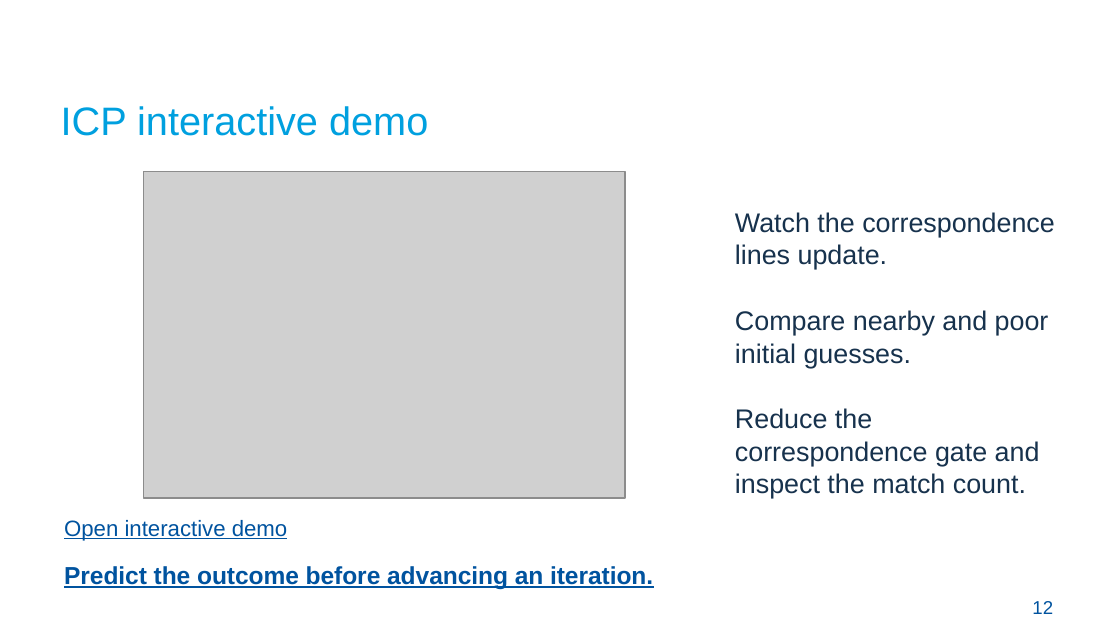
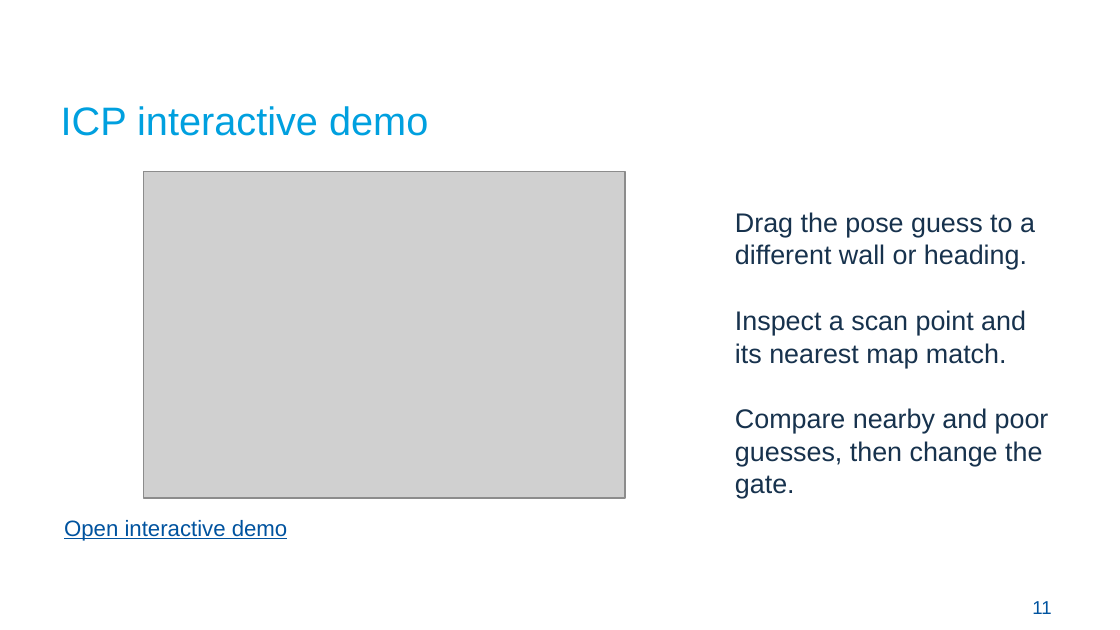
Before and after one commit to Croquembouche/Intro2AV-CourseContent, a slide deck: slide 11 of 2026/Presentations/Lecture 5 Localization for Autonomous Driving.pptx (slide 12 before the commit). Drawn at 1120x630 pixels with LibreOffice and Linux fonts; fonts in the diff are those of the drawing; grey boxes stand for pictures; background and template pictures are left out. Boxes give left, top, right and bottom in pixels: in the first picture for what was removed or moved away, otherwise in the second. Text is boxed around its words. In the diff, an @@ line names an element or a change of style, - is before the commit and + after.

```diff
--- a/2026/Presentations/Lecture 5 Localization for Autonomous Driving.pptx
+++ b/2026/Presentations/Lecture 5 Localization for Autonomous Driving.pptx
@@ text at [735,212,1049,498]: text changed @@
-Watch the correspondence lines update.
-Compare nearby and poor initial guesses.
-Reduce the correspondence gate and inspect the match count.
+Drag the pose guess to a different wall or heading.
+Inspect a scan point and its nearest map match.
+Compare nearby and poor guesses, then change the gate.
@@ text removed at [64,566,653,589] @@
-Predict the outcome before advancing an iteration.
@@ text at [1032,601,1051,614]: text changed @@
-12
+11
```
Also in this commit, not shown: 21 other slides changed, 13 slides added, 9 slides removed, 8 other files.
